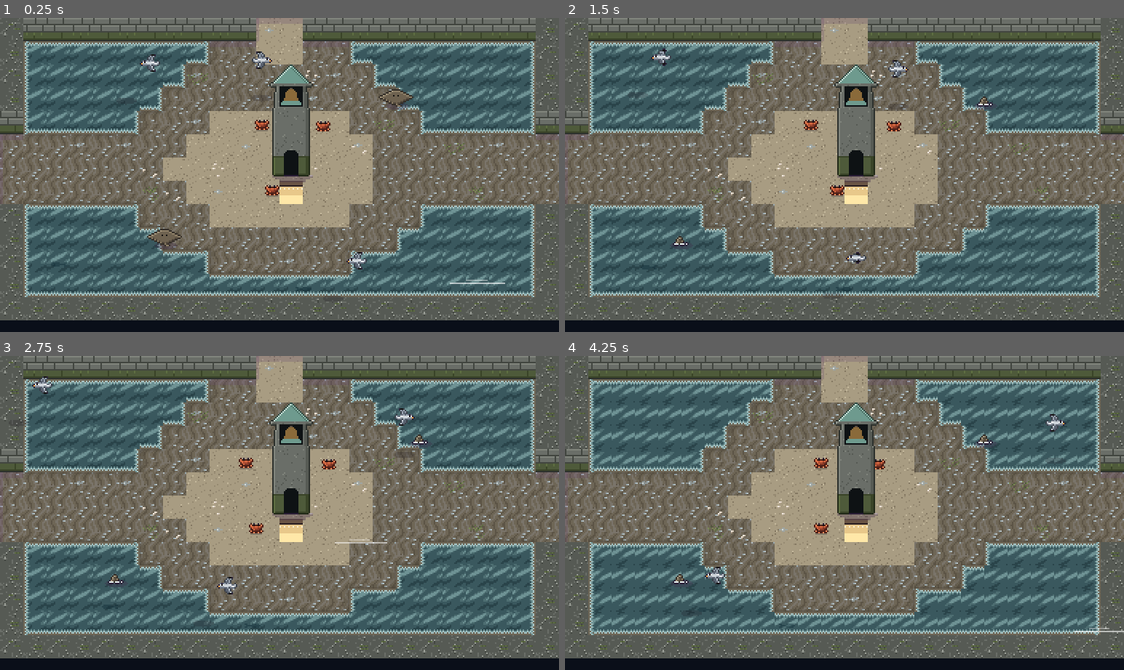
Above: before the commit, frames 1-4 (two rows, left to right).
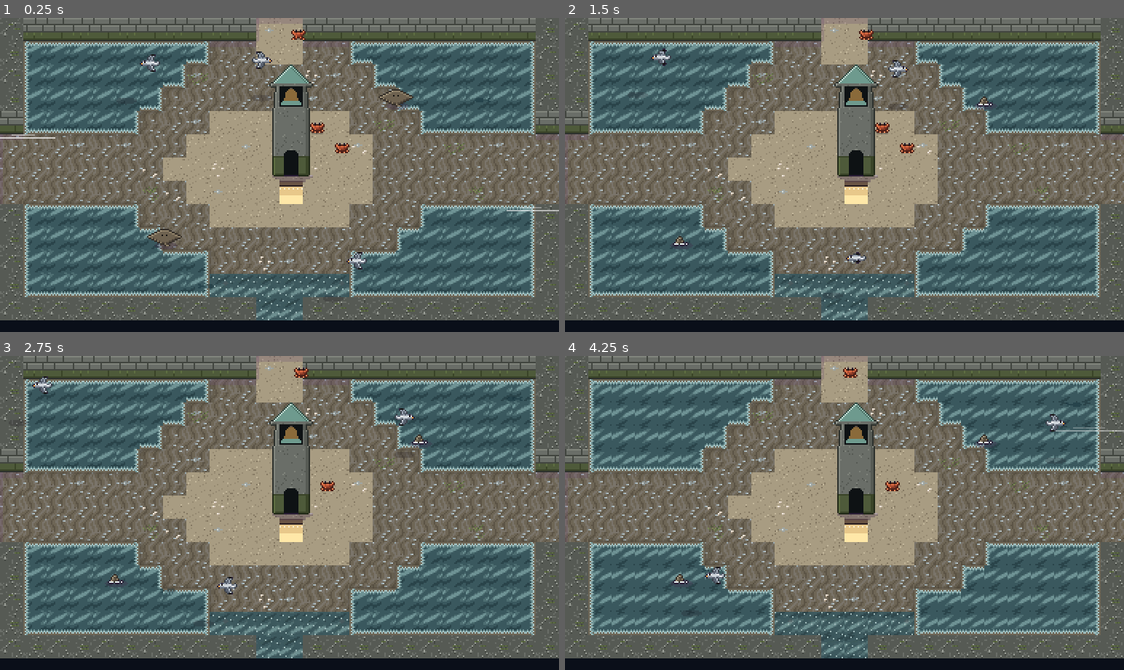
Above: after the commit, the same moments.

Repository: ashciraulo/Leviathan
Game: Godot game, scene res://rooms/room_1_3.tscn
The game is run twice, just before and just after one commit, with the same random seed, the same clock (stepped at 60 frames per second) and the same inputs. This scene is started directly instead of the project's main scene.
Inputs (mouse positions are in pixels of both pictures, inside the frame that each line leads up to):
- Up to frame 1 (0.25 s): no input
- Up to frame 2 (1.5 s): tap Enter (ui_accept) at 0.5, 0.77, 1.07 s; move the mouse to (967, 159) at 0.52 s; hold D (move_right) 0.53-1.25 s; hold J (attack) 0.53-1.25 s; click (967, 159) at 0.67 s; drag from (732, 190) to (984, 96) at 1.27 s
- Up to frame 3 (2.75 s): move the mouse to (335, 443) at 2.02 s; hold D (move_right) from 2.03 s (still down); hold K (interact) from 2.03 s (still down)
- Up to frame 4 (4.25 s): release D (move_right) at 2.75 s; release K (interact) at 2.75 s; drag from (816, 575) to (984, 437) at 2.77 s; move the mouse to (1012, 560) at 3.52 s; hold A (move_left) from 3.53 s (still down); hold I (item_2) from 3.53 s (still down); tap Enter (ui_accept) at 3.77, 4.07 s; tap M (map) at 4.15 s

The runs differ from the first frame. In frame 1, 2.4% of the frame differs, in the area x 0-100%, y 3-97%; in frame 2, 2.2%; in frame 3, 2.3%; in frame 4, 2.3%.

Commit message:
The great ebb: holding the tide out bares the sea bed
A new layout tile (;) lies under water whatever the tide's breathing
does; only a tide Wren holds out at a Tidestone drains it, tile by tile
from the shore. Out on it: a cache on Weir Steps, the Ebb Shelf south of
Belfry Square, and Ebb Grotto beyond it. The map keeps the Shelf hidden
until the sea bed is bare, frost can't freeze a path to it, and the route
check gates it on the Old One turning over. SHOTS_ONLY=ebb shoots it.

Co-Authored-By: Claude Opus 5.5 <noreply@anthropic.com>
Claude-Session: https://claude.ai/code/session_01UYEn5XZXkHTUvmfLbrhNvJ

Diff:
--- a/locale/strings.csv
+++ b/locale/strings.csv
@@ -471,6 +471,8 @@
 ROOM_DROWNED_LANE,Drowned Lane
 ROOM_BELFRY_SQUARE,Belfry Square
 ROOM_WEIR_STEPS,Weir Steps
+ROOM_EBB_SHELF,The Ebb Shelf
+ROOM_EBB_GROTTO,Ebb Grotto
 ROOM_BLEACHED_STRAND,Bleached Strand
 ROOM_RIB_HOLLOW,Rib Hollow
 ROOM_SKULL_RISE,Skull Rise
--- /dev/null
+++ b/rooms/room_0_4.tscn
@@ -0,0 +1,23 @@
+[gd_scene load_steps=2 format=3]
+
+[ext_resource type="Script" path="res://scripts/world/room.gd" id="1_room"]
+
+[node name="Room" type="Node2D"]
+script = ExtResource("1_room")
+name_key = "ROOM_EBB_GROTTO"
+biome = "sunken_verge"
+chest_item = "glint"
+chest_count = 150
+layout = "########################
+########################
+#########......#########
+######....~~~~...#######
+####...o..~~~~....######
+###.....;;;;;;;;;;;;;;;;
+##..C..;;;;;;;;;;;;;;;;;
+###....;;;;;;;;;;;;;;;;;
+####...o...;;;;;;~~~####
+#####.......;;;~~~~#####
+#######....~~~~~~~######
+#########~~~~~~#########
+########################"
--- a/rooms/room_1_3.tscn
+++ b/rooms/room_1_3.tscn
@@ -19,5 +19,5 @@
 #~~~~~rrr......rrr~~~~~#
 #~~~~~~drrrrrrrrr~~~~~~#
 #~~~~~~~~rrrrrr~~~~~~~~#
-#~~~~~~~~~~~~~~~~~~~~~~#
-########################"
+#~~~~~~~~;;;;;;~~~~~~~~#
+###########;;###########"
--- /dev/null
+++ b/rooms/room_1_4.tscn
@@ -0,0 +1,23 @@
+[gd_scene load_steps=2 format=3]
+
+[ext_resource type="Script" path="res://scripts/world/room.gd" id="1_room"]
+
+[node name="Room" type="Node2D"]
+script = ExtResource("1_room")
+name_key = "ROOM_EBB_SHELF"
+biome = "sunken_verge"
+chest_item = "glint"
+chest_count = 50
+layout = "###########;;###########
+#####~~~~~;;;;~~~~~~####
+###~~~~;;;;##;;;;~~~~###
+##~~~;;;;;####;;;;;~~~~#
+#~~~;;;;;;;##;;;;;;;;~~#
+;;;;;;;~~;;;;;;;~~;;;;~#
+;;;;;;~~~~;;;;;~~~~;;;C#
+;;;;;;;~~;;;;;;;~~;;;;~#
+#~~;;;;;;;;;W;;;;;;;~~~#
+#~~~~;;;;;;;;;;;;;~~~~~#
+##~~~~~~;;;;;;;~~~~~~~##
+####~~~~~~~~~~~~~~~~####
+########################"
--- a/rooms/room_2_3.tscn
+++ b/rooms/room_2_3.tscn
@@ -6,6 +6,8 @@
 script = ExtResource("1_room")
 name_key = "ROOM_WEIR_STEPS"
 biome = "sunken_verge"
+chest_item = "glint"
+chest_count = 50
 layout = "##################..####
 #~~~~~~~~~~~~~#.......##
 #~~~~~~~~~~~~dr.......##
@@ -15,7 +17,7 @@
 rrrrrrrrrrrr..........##
 rrrrrrrrrrrrr.........##
 #~~~~~~~~~rrrrrr......##
-#~~~~~~~~~~~rrrrr.....##
-#~~~~~~~~~~~~~~rr....###
-#~~~~~~~~~~~~~~~~~..####
+#~~~~~~;;;;;rrrrr.....##
+#~~~~~;;C;;;;;;rr....###
+#~~~~~~;;;~~~~~~~~..####
 ########################"
--- a/scripts/art/tile_atlas.gd
+++ b/scripts/art/tile_atlas.gd
@@ -533,6 +533,10 @@
 	"mire_set1_1": Vector2i(5, 65),
 	"mire_set1_2": Vector2i(6, 65),
 	"mire_set1_3": Vector2i(7, 65),
+	"seabed_0": Vector2i(0, 66),
+	"seabed_1": Vector2i(1, 66),
+	"seabed_2": Vector2i(2, 66),
+	"seabed_3": Vector2i(3, 66),
 }
 
 
--- a/scripts/hazards/tide.gd
+++ b/scripts/hazards/tide.gd
@@ -13,6 +13,10 @@
 ## Wren can turn the tide at any awake Tidestone: it runs in or out and
 ## stays there (flag tide_held, with tide_held_in set when it's held in)
 ## instead of breathing on its own.
+##
+## Further out lies the sea bed (layout ;), which the tide's breathing
+## never uncovers. Only a tide Wren holds out drains it, and Wren can walk
+## out to what lies there: the Ebb Shelf, its grotto, a chest or two.
 
 enum Phase { LOW, RISING, HIGH, FALLING }
 
@@ -44,6 +48,9 @@
 var _distance := {}
 var _deepest := 1
 var _flooded := {}
+## Sea-bed tiles (;): under water unless the tide is held.
+var _seabed := {}
+var _held_was := ""
 var _level := -1.0
 var _phase := Phase.LOW
 var _frame := 0
@@ -159,6 +166,8 @@
 			_body.add_child(shape)
 			_shapes[tile] = shape
 			_flooded[tile] = false
+			if is_seabed(_room.tile_at(x, y)):
+				_seabed[tile] = true
 			# The open sea floods first, and so do flats running off the
 			# screen's edge, so both sides of a room seam flood together.
 			var edge := x == 0 or y == 0 or x == Room.COLS - 1 or y == Room.ROWS - 1
@@ -185,15 +194,21 @@
 	# Siltrays) begin flooded.
 	_level = level()
 	_phase = phase()
+	_held_was = held()
 	for tile: Vector2i in _shapes:
 		_flooded[tile] = cover(tile) >= 1.0
 		(_shapes[tile] as CollisionShape2D).disabled = not _flooded[tile]
 	queue_redraw()
 
 
-## Tide flats: r, and the d a Siltray lies on.
+## Tide flats: r, the d a Siltray lies on, and the sea bed (;).
 static func is_flat(tile: String) -> bool:
-	return tile == "r" or tile == "d"
+	return tile == "r" or tile == "d" or tile == ";"
+
+
+## The sea bed: only a held tide drains it.
+static func is_seabed(tile: String) -> bool:
+	return tile == ";"
 
 
 ## Is this flat under water right now?
@@ -208,6 +223,8 @@
 
 ## How covered this flat is, 0..1 (for drawing).
 func cover(tile: Vector2i) -> float:
+	if _seabed.has(tile) and held() == "":
+		return 1.0
 	return clampf(_level * _deepest - _distance.get(tile, 0), 0.0, 1.0)
 
 
@@ -223,10 +240,12 @@
 			Audio.play_sfx("tide_rise", global_position + Room.SIZE / 2.0)
 		_phase = now_phase
 	var frame := int(Time.get_ticks_msec() / 600) % 2
-	if is_equal_approx(now, _level) and frame == _frame:
+	var held_now := held()
+	if is_equal_approx(now, _level) and frame == _frame and held_now == _held_was:
 		return
 	_level = now
 	_frame = frame
+	_held_was = held_now
 	for tile: Vector2i in _shapes:
 		var under := cover(tile) >= 1.0
 		if under != _flooded[tile]:
@@ -299,7 +318,7 @@
 
 
 func _draw() -> void:
-	if _level <= 0.0:
+	if _level <= 0.0 and (_seabed.is_empty() or held() != ""):
 		return
 	for tile: Vector2i in _shapes:
 		var c := cover(tile)
--- a/scripts/ui/map_page.gd
+++ b/scripts/ui/map_page.gd
@@ -152,6 +152,9 @@
 		else:
 			ta = ra[Room.ROWS - 1 if dir.y > 0 else 0][i]
 			tb = rb[0 if dir.y > 0 else Room.ROWS - 1][i]
+		# The sea bed only joins rooms while the tide is held out.
+		if ta == ";" and tb == ";" and Tide.held() != "low":
+			continue
 		if ta != "#" and tb != "#":
 			return true
 	return false
@@ -232,6 +235,8 @@
 	match ch:
 		"r", "d":
 			return ground.lerp(water, 0.45)
+		";":
+			return water.lerp(ground, 0.3)
 		"x", "I":
 			return ground.lerp(Color("#e8f4ff"), 0.6)
 		":":
--- a/scripts/world/room.gd
+++ b/scripts/world/room.gd
@@ -15,6 +15,7 @@
 ##          x  slick ice (Wren slides; regions with "ice" tiles)
 ##          g  Sledgeseal (rears, then slides at Wren)
 ##          r  tide flat (sand at low tide, water at high; see Tide)
+##          ;  sea bed (water unless Wren holds the tide out; see Tide)
 ##          d  Siltray (swims the flooded flats; stranded when the tide's out)
 ##          Z  drowned cottage   B  the Drowned Belfry
 ##          p  the Old One's back (walkable)   N  the Old One's lip (the Maw)
@@ -198,7 +199,7 @@
 		"floor": "silt_%d", "wall_top": "seawall_top_%d", "wall_face": "seawall_face_%d",
 		"water": "shallows_%d", "water_edge": "tideline_%s_%d", "damp": "seep_%s",
 		"wet_deco": "wrack_%d", "dry_deco": "cockle_%d",
-		"floor_overlay": ["glint_%d", 9], "tidal": "flat_%d", "door": "exit_glow",
+		"floor_overlay": ["glint_%d", 9], "tidal": "flat_%d", "seabed": "seabed_%d", "door": "exit_glow",
 	},
 	"ossuary": {
 		"floor": "dune_%d", "wall_top": "ossuary_top_%d", "wall_face": "ossuary_face_%d",
@@ -328,7 +329,7 @@
 	_water_body = _make_static(Layers.WATER, "Water")
 	_deep_body = _make_static(Layers.DEEP, "DeepWater")
 	# Tide flats (r): the tide comes first, so swimmers can find it.
-	if dungeon == "" and (layout.contains("r") or layout.contains("d")):
+	if dungeon == "" and (layout.contains("r") or layout.contains("d") or layout.contains(";")):
 		var tide := Tide.new()
 		tide.name = "Tide"
 		add_child(tide)
@@ -549,7 +550,7 @@
 			add_child(node)
 		return
 	match tile:
-		".", ":", "x", "I", "r", "S", "p":
+		".", ":", "x", "I", "r", ";", "S", "p":
 			pass
 		"P":
 			player_spawn = pos
@@ -896,6 +897,10 @@
 				var on_ice := tile == "*" and _tile_at(x - 1, y) == "x" and _tile_at(x + 1, y) == "x"
 				if (tile == "x" or on_ice) and tiles.has("ice"):
 					_draw_tile(tiles["ice"] % (h % 2), x, y)
+				elif Tide.is_seabed(tile) and tiles.has("seabed"):
+					# Mostly bare; now and then a starfish or an anemone.
+					var k := h % 9
+					_draw_tile(tiles["seabed"] % (2 if k == 7 else 3 if k == 8 else k % 2), x, y)
 				elif Tide.is_flat(tile) and tiles.has("tidal"):
 					_draw_tile(tiles["tidal"] % (h % 2), x, y)
 				elif tile == "p":
--- a/tests/screenshots.gd
+++ b/tests/screenshots.gd
@@ -42,6 +42,14 @@
 	# SHOTS_ONLY=seaglass: a few of the pieces of sea-glass where they lie.
 	if OS.get_environment("SHOTS_ONLY") == "seaglass":
 		await _sea_glass_shots(game)
+		SaveManager.delete_save()
+		SaveManager.restore_aside(TEST_SLOT, "testbackup")
+		get_tree().quit(0)
+		return
+
+	# SHOTS_ONLY=ebb: the sea bed, under water and then held bare.
+	if OS.get_environment("SHOTS_ONLY") == "ebb":
+		await _ebb_shots(game)
 		SaveManager.delete_save()
 		SaveManager.restore_aside(TEST_SLOT, "testbackup")
 		get_tree().quit(0)
@@ -2127,6 +2135,29 @@
 		await _wait(0.1)
 
 
+func _ebb_shots(game: Node) -> void:
+	GameState.set_flag(Tide.TURNED_FLAG)
+	Tide.offset = Tide.offset_for(Tide.Phase.LOW, 0.5)
+	var shots := [
+		[Vector2i(1, 3), "ebb_belfry_square_breathing", Vector2i(12, 9), ""],
+		[Vector2i(1, 3), "ebb_belfry_square_held_out", Vector2i(12, 9), "low"],
+		[Vector2i(2, 3), "ebb_weir_steps_held_out", Vector2i(13, 9), "low"],
+		[Vector2i(1, 4), "ebb_shelf", Vector2i(8, 4), "low"],
+		[Vector2i(0, 4), "ebb_grotto", Vector2i(16, 6), "low"],
+	]
+	for shot: Array in shots:
+		GameState.set_flag(Tide.HELD_FLAG, shot[3] != "")
+		GameState.clear_flag(Tide.HELD_IN_FLAG)
+		var tile: Vector2i = shot[2]
+		GameState.set_checkpoint(shot[0], Vector2(tile.x * Room.TILE + 8, tile.y * Room.TILE + 12))
+		SaveManager.save_game()
+		game.respawn()
+		game.player._invuln = 600.0
+		await _wait(2.2)
+		await _capture(shot[1])
+	Tide.offset = 0.0
+
+
 func _pacing_shots(game: Node) -> void:
 	var shots := {
 		Vector2i(2, 0): ["pacing_barnacle_wall", Vector2i(8, 8)],
--- a/tests/smoke_test.gd
+++ b/tests/smoke_test.gd
@@ -54,6 +54,7 @@
 		await _test_maw_approach()
 		await _test_overworld_secrets()
 		await _test_tide_turning()
+		await _test_sea_bed()
 		await _test_ambience()
 		await _test_fast_travel()
 		await _test_credits()
@@ -3789,6 +3790,41 @@
 	GameState.reset_new_game()
 
 
+## The sea bed (;): under water while the tide breathes, even at its lowest;
+## bared only while Wren holds the tide out.
+func _test_sea_bed() -> void:
+	GameState.reset_new_game()
+	Tide.offset = Tide.offset_for(Tide.Phase.LOW, 0.5)
+	var square: Room = (load("res://rooms/room_1_3.tscn") as PackedScene).instantiate()
+	add_child(square)
+	await _wait(0.1)
+	var tide := square.get_node_or_null("Tide") as Tide
+	var bed := Vector2i(11, 11)
+	_check(tide != null and square.tile_at(bed.x, bed.y) == ";" and tide.is_flooded(bed) and not tide.is_flooded(Vector2i(11, 10)),
+		"at low tide the flats are bare but the sea bed is still under water")
+	GameState.set_flag(Tide.TURNED_FLAG)
+	GameState.set_flag(Tide.HELD_FLAG)
+	await _wait(0.1)
+	_check(tide != null and not tide.is_flooded(bed), "held out, the tide bares the sea bed")
+	GameState.set_flag(Tide.HELD_IN_FLAG)
+	await _wait(0.1)
+	_check(tide != null and tide.is_flooded(bed) and tide.is_flooded(Vector2i(11, 10)), "held in, it's all under again")
+	square.queue_free()
+	# The map only joins Belfry Square to the Ebb Shelf while the sea bed is bare.
+	var map := MapPage.new()
+	_check(not map._joined(Vector2i(1, 3), Vector2i(1, 4), Vector2i.DOWN), "the map keeps the Ebb Shelf hidden while the tide is in")
+	GameState.clear_flag(Tide.HELD_IN_FLAG)
+	_check(map._joined(Vector2i(1, 3), Vector2i(1, 4), Vector2i.DOWN), "and joins it once the tide is held out")
+	map.free()
+	# Frost can't make a path out to it: only open water freezes.
+	var steps: Room = (load("res://rooms/room_2_3.tscn") as PackedScene).instantiate()
+	add_child(steps)
+	_check(steps.freeze(Vector2i(8, 11)).is_empty(), "a frost arrow leaves the sea bed alone")
+	steps.queue_free()
+	Tide.offset = 0.0
+	GameState.reset_new_game()
+
+
 ## Overworld secrets: chests hold what their room says, a cache holds a
 ## count, and the Ember Ridge jar sits behind a cracked boulder.
 func _test_overworld_secrets() -> void:
@@ -3797,6 +3833,8 @@
 		Vector2i(0, 3): "scaleweave", Vector2i(6, -4): "glint", Vector2i(1, -3): "glint",
 		# Side areas off the main path.
 		Vector2i(1, -1): "glint", Vector2i(7, -1): "glint", Vector2i(3, 3): "glint",
+		# Out on the sea bed.
+		Vector2i(2, 3): "glint", Vector2i(1, 4): "glint", Vector2i(0, 4): "glint",
 	}
 	for coord: Vector2i in expect:
 		var room: Room = (load("res://rooms/room_%d_%d.tscn" % [coord.x, coord.y]) as PackedScene).instantiate()
Binary file changed: assets/tiles/world.png
